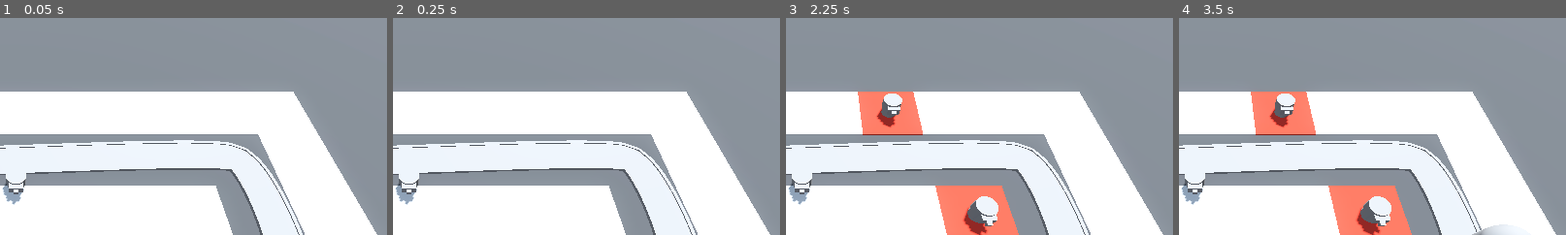
Above: before the commit, frames 1-4 (left to right).
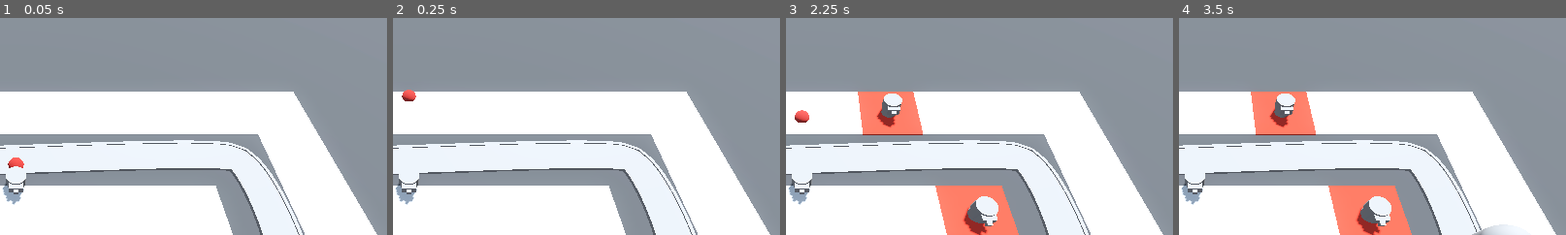
Above: after the commit, the same moments.

Repository: t04glovern/TinyTowerDefense
Game: Godot game, scene res://Levels/BaseLevel.tscn
The game is run twice, just before and just after one commit, with the same random seed, the same clock (stepped at 60 frames per second) and the same inputs.
Inputs (mouse positions are % of the whole screen's width and height, from its top left):
- Up to frame 1 (0.05 s): no input
- Up to frame 2 (0.25 s): no input
- Up to frame 3 (2.25 s): move the mouse to (72, 45) at 0.52 s; press the mouse at (72, 45) at 0.53 s; move the mouse to (30, 55) at 1.27 s; release the mouse at (30, 55) at 1.28 s; click (30, 55) at 1.35 s; move the mouse to (60, 28) at 2.02 s; press the mouse at (60, 28) at 2.03 s
- Up to frame 4 (3.5 s): move the mouse to (45, 70) at 2.77 s; release the mouse at (45, 70) at 2.78 s; click (45, 70) at 2.85 s
The pictures show only the part of the screen within x 48-98%, y 2-52%; the shares and areas given below are measured in that part.

The runs differ from the first frame. In frame 1, 0.1% of the frame differs, in the area x 2-7%, y 64-70%; in frame 2, 0.2%; in frame 3, 0.2%, in the area x 2-7%, y 42-49%; in frame 4, nothing differs.

Commit message:
46. Making Projectiles

Diff:
--- /dev/null
+++ b/Turret/projectile.gd
@@ -0,0 +1,11 @@
+extends Area3D
+
+
+var direction: Vector3 = Vector3.FORWARD
+
+
+@export var speed: float = 30.0
+
+
+func _physics_process(delta):
+    position += direction * speed * delta
--- /dev/null
+++ b/Turret/projectile.tscn
@@ -0,0 +1,21 @@
+[gd_scene load_steps=5 format=3 uid="uid://dcph50c1uvbrn"]
+
+[ext_resource type="Script" path="res://Turret/projectile.gd" id="1_8kol1"]
+
+[sub_resource type="StandardMaterial3D" id="StandardMaterial3D_wni7i"]
+albedo_color = Color(0.666667, 0.156863, 0.12549, 1)
+
+[sub_resource type="SphereMesh" id="SphereMesh_ueyj4"]
+material = SubResource("StandardMaterial3D_wni7i")
+
+[sub_resource type="SphereShape3D" id="SphereShape3D_ywvgv"]
+
+[node name="Projectile" type="Area3D"]
+top_level = true
+script = ExtResource("1_8kol1")
+
+[node name="MeshInstance3D" type="MeshInstance3D" parent="."]
+mesh = SubResource("SphereMesh_ueyj4")
+
+[node name="CollisionShape3D" type="CollisionShape3D" parent="."]
+shape = SubResource("SphereShape3D_ywvgv")
--- /dev/null
+++ b/Turret/turret.gd
@@ -0,0 +1,9 @@
+extends Node3D
+
+
+@export var projectile: PackedScene
+
+
+func _ready() -> void:
+    var shot = projectile.instantiate()
+    add_child(shot)
--- a/Turret/turret.tscn
+++ b/Turret/turret.tscn
@@ -1,4 +1,7 @@
-[gd_scene load_steps=5 format=3 uid="uid://cp2lgmmanou8a"]
+[gd_scene load_steps=7 format=3 uid="uid://cp2lgmmanou8a"]
+
+[ext_resource type="PackedScene" uid="uid://dcph50c1uvbrn" path="res://Turret/projectile.tscn" id="1_6nq2k"]
+[ext_resource type="Script" path="res://Turret/turret.gd" id="1_yb2o5"]
 
 [sub_resource type="CylinderMesh" id="CylinderMesh_jqhif"]
 height = 1.0
@@ -15,6 +18,8 @@
 size = Vector3(0.3, 0.2, 0.4)
 
 [node name="Turret" type="Node3D"]
+script = ExtResource("1_yb2o5")
+projectile = ExtResource("1_6nq2k")
 
 [node name="TurretBase" type="MeshInstance3D" parent="."]
 transform = Transform3D(1, 0, 0, 0, 1, 0, 0, 0, 1, 0, 0.5, 0)
